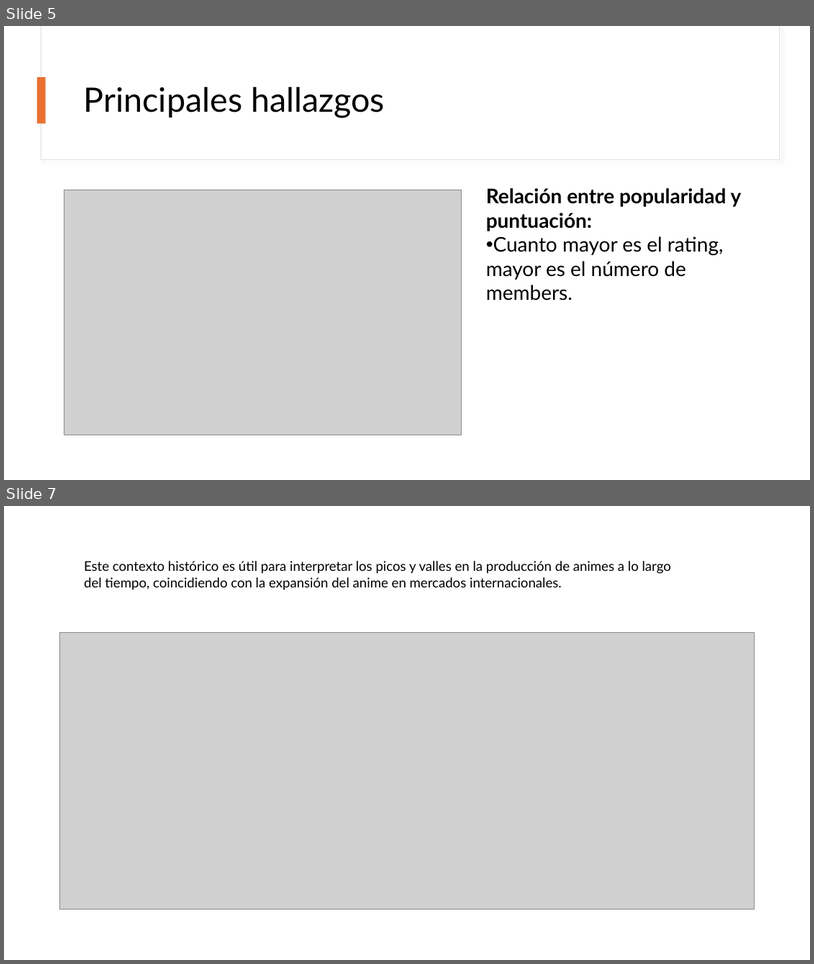
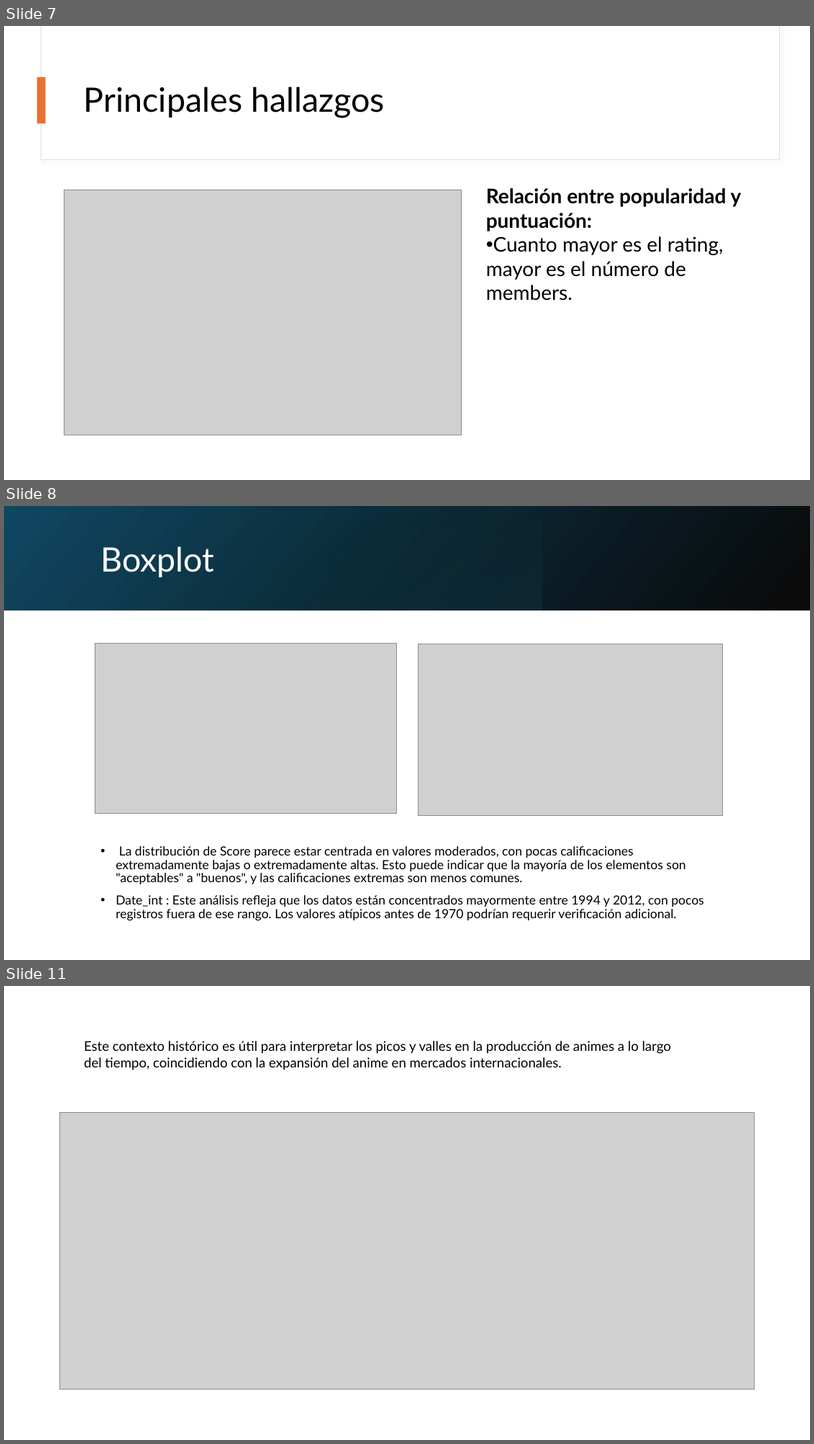
Before and after one commit to DenisiaPelu/Analisis_Datos_Anime, a slide deck: reports/Analisis_de_datos_anime_Exposicion.pptx. Shown one above the other, each under a label of ours: slides 5 and 7 before the commit, slides 7, 8 and 11 after it; the slides between them are not shown. The pictures are 814x964 and 814x1444 pixels, drawn with LibreOffice and Linux fonts; fonts in the diff are those of the drawing; grey boxes stand for pictures. Boxes give left, top, right and bottom in pixels: in the first picture for what was removed or moved away, otherwise in the second. Text is boxed around its words. In the diff, an @@ line names an element or a change of style, - is before the commit and + after.

```diff
--- a/reports/Analisis_de_datos_anime_Exposicion.pptx
+++ b/reports/Analisis_de_datos_anime_Exposicion.pptx
@@ slide 8 added at <box>4,506,810,960</box>, background #FFFFFF @@
@@ rectangle added at <box>4,506,810,610</box>, fill gradient #000000 to #104862 @@
@@ rectangle added at <box>4,506,810,610</box>, fill gradient #156082 to #000000 @@
@@ rectangle added at <box>257,506,543,610</box>, fill gradient #156082 to #0B3041 @@
@@ title added at <box>100,546,214,577</box>, 40 pt, text #FFFFFF @@
+Boxplot
@@ picture added at <box>95,644,396,813</box> @@
@@ picture added at <box>419,644,723,815</box> @@
@@ text added at <box>116,846,704,920</box>, 15 pt, text #000000 @@
+• La distribución de Score parece estar centrada en valores moderados, con pocas calificaciones extremadamente bajas o extremadamente altas. Esto puede indicar que la mayoría de los elementos son "aceptables" a "buenos", y las calificaciones extremas son menos comunes.
+• Date_int : Este análisis refleja que los datos están concentrados mayormente entre 1994 y 2012, con pocos registros fuera de ese rango. Los valores atípicos antes de 1970 podrían requerir verificación adicional.
@@ what was slide 5 is now slide 7 @@
@@ what was slide 7 is now slide 11 @@
```
Also in this commit, not shown: 5 slides changed, 2 other slides added, 4 other files.
